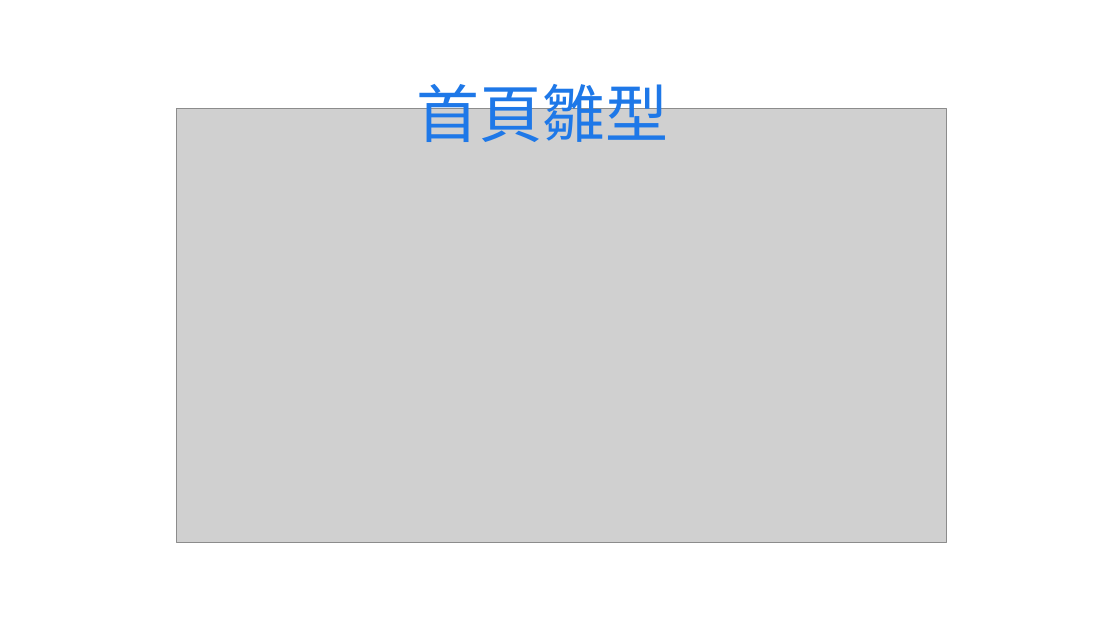
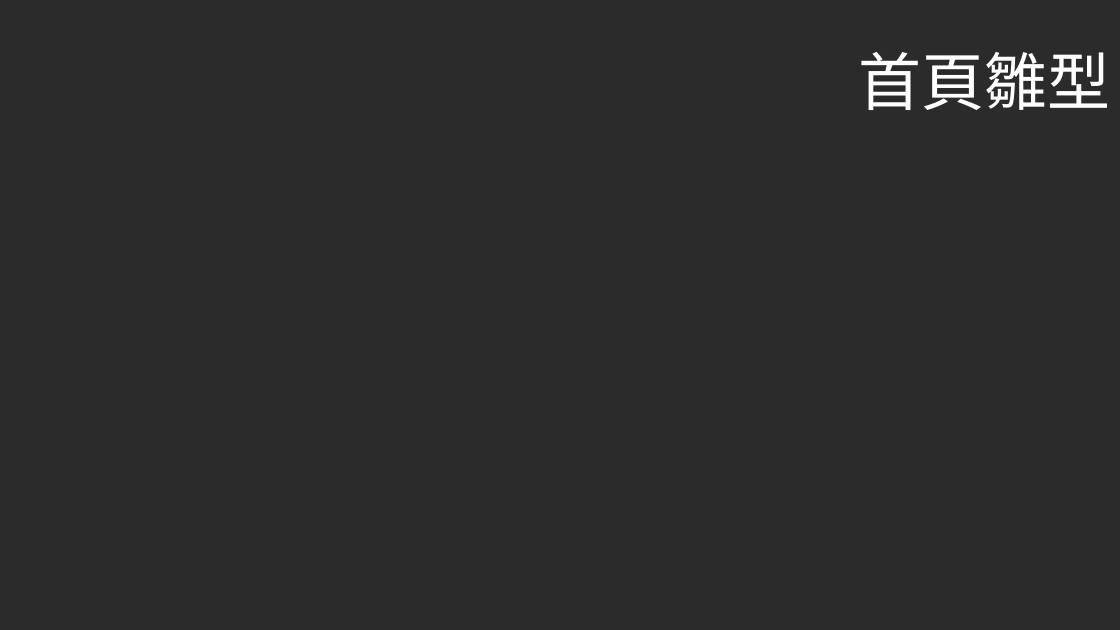
Before and after one commit to nozomi396/ntustFinalProject, a slide deck: slide 12 of 網頁製作PPT.pptx (slide 10 before the commit). Drawn at 1120x630 pixels with LibreOffice and Linux fonts; fonts in the diff are those of the drawing; grey boxes stand for pictures; background and template pictures are left out; a plain dark background stands for a picture behind light text. Boxes give left, top, right and bottom in pixels: in the first picture for what was removed or moved away, otherwise in the second. Text is boxed around its words. In the diff, an @@ line names an element or a change of style, - is before the commit and + after.

```diff
--- a/網頁製作PPT.pptx
+++ b/網頁製作PPT.pptx
@@ background #FFFFFF to picture (left out) @@
@@ text "首頁雛型" moved from (x1=416, y1=74, x2=668, y2=142) to (x1=858, y1=52, x2=1110, y2=110) @@
@@ text "首頁雛型" at (x1=858, y1=52, x2=1110, y2=110): text colour #1E78E8 to #FFFFFF @@
@@ picture removed at (x1=177, y1=108, x2=948, y2=542) @@
```
Also in this commit, not shown: 10 other slides changed, 2 slides added, 3 other files.
